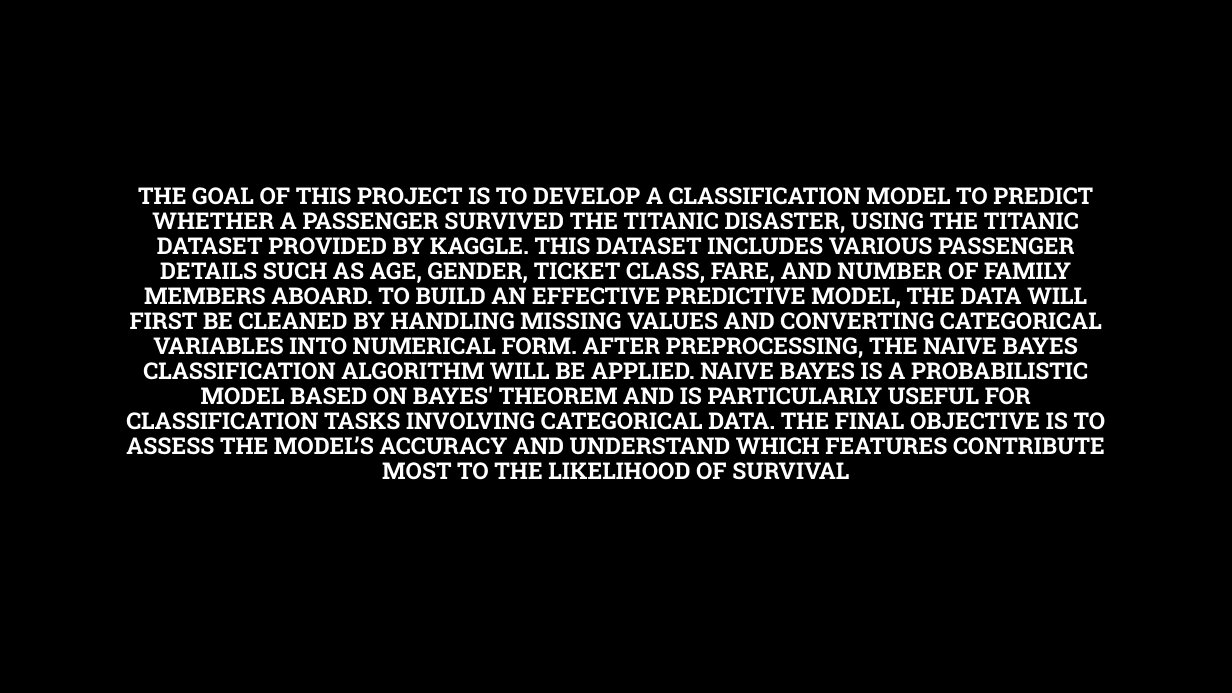
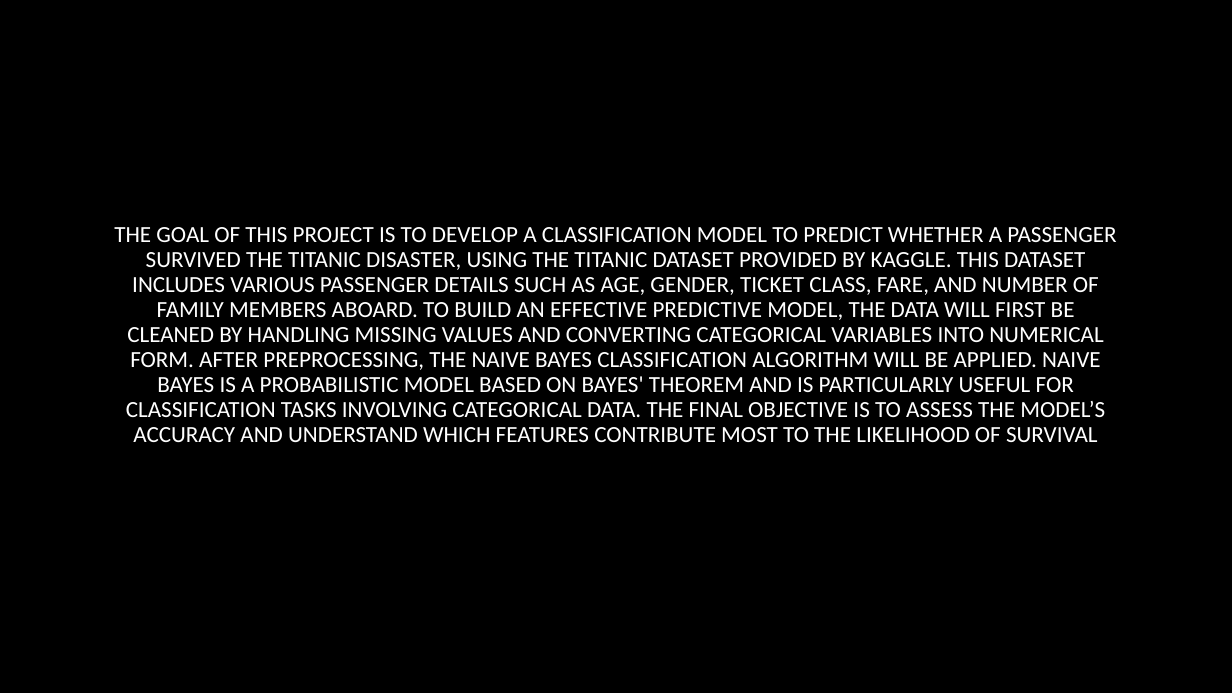
Before and after one commit to Tanishkaaa09/Titanic-Survival-Prediction, a slide deck: slide 3 of ai_group6ppt.pptx. Drawn at 1232x693 pixels with LibreOffice and Linux fonts; fonts in the diff are those of the drawing; background and template pictures are left out. Boxes give left, top, right and bottom in pixels: in the first picture for what was removed or moved away, otherwise in the second. Text is boxed around its words. In the diff, an @@ line names an element or a change of style, - is before the commit and + after.

```diff
--- a/ai_group6ppt.pptx
+++ b/ai_group6ppt.pptx
@@ title "THE GOAL OF THIS PROJECT ..." at <box>114,227,1116,442</box>: font Roboto Slab to Calibri, bold off @@
```
Also in this commit, not shown: 3 other slides changed, 1 other file.
